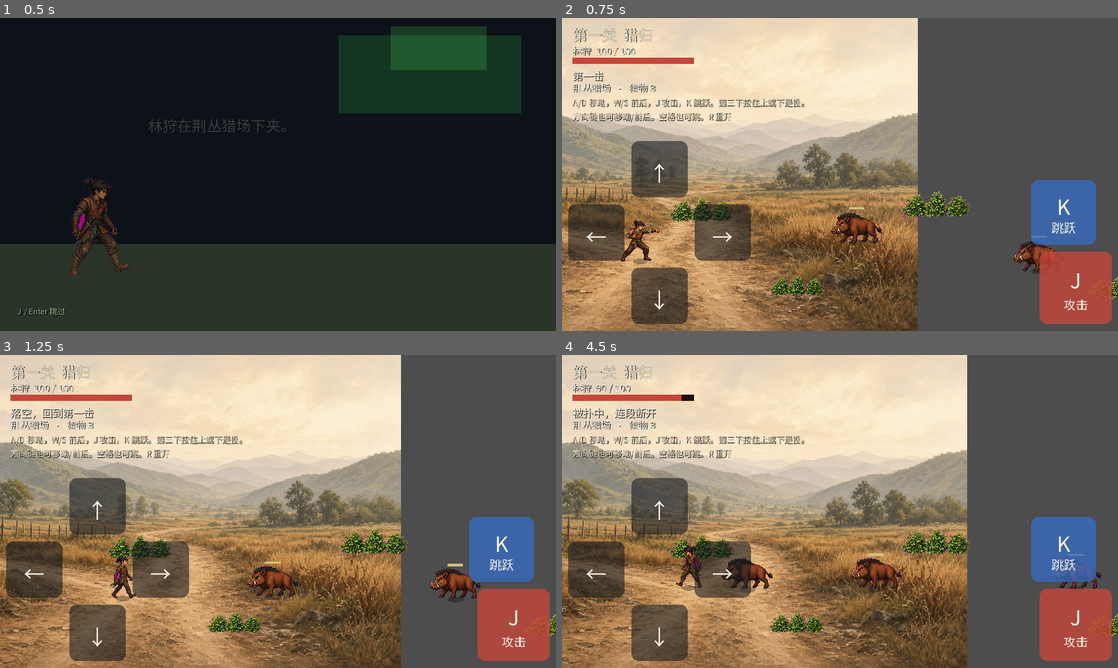
Above: before the commit, frames 1-4 (two rows, left to right).
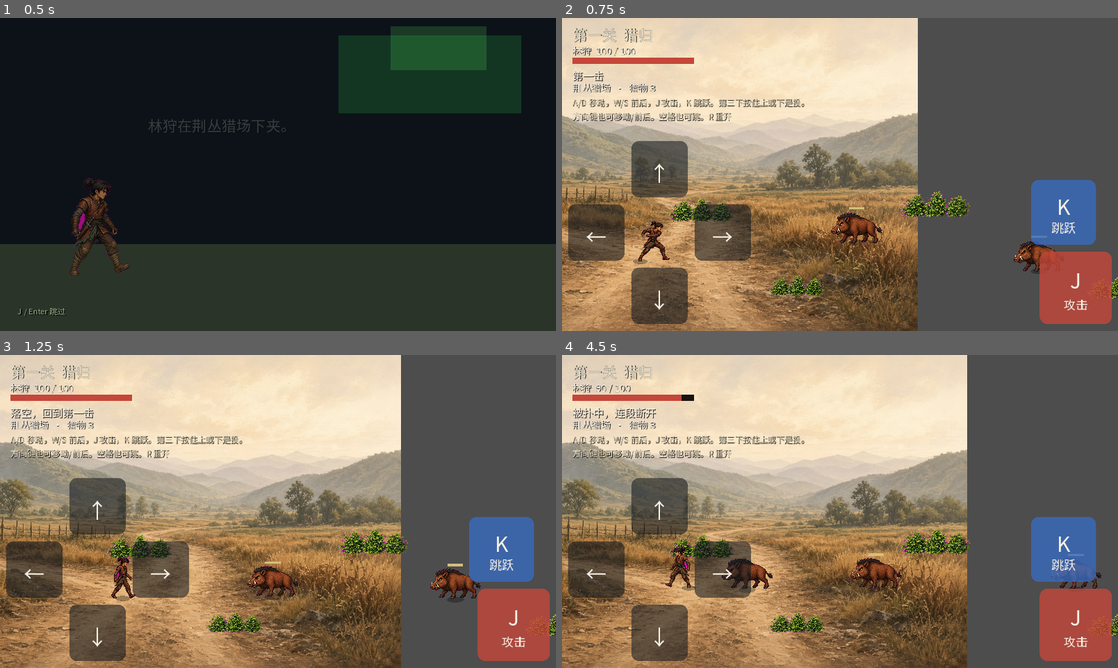
Above: after the commit, the same moments.

Repository: meathill/wow-dnf-godot
Game: Godot game, scene res://scenes/intro.tscn
The game is run twice, just before and just after one commit, with the same random seed, the same clock (stepped at 60 frames per second) and the same inputs.
Inputs (mouse positions are in pixels of both pictures, inside the frame that each line leads up to):
- Up to frame 1 (0.5 s): no input
- Up to frame 2 (0.75 s): tap Enter at 0.5 s; move the mouse to (962, 158) at 0.52 s; hold D from 0.53 s (still down); hold J from 0.53 s (still down); click (962, 158) at 0.67 s
- Up to frame 3 (1.25 s): keep holding D; keep holding J; tap Space at 0.77 s
- Up to frame 4 (4.5 s): release D at 1.25 s; release J at 1.25 s; drag from (728, 527) to (812, 574) at 1.27 s; move the mouse to (895, 442) at 2.02 s; hold D 2.03-2.75 s; tap Keypad Enter at 2.1 s; drag from (812, 574) to (673, 464) at 2.77 s; move the mouse to (1006, 558) at 3.52 s; hold A 3.53-4.25 s; hold K 3.53-4.25 s; tap Space at 3.77 s; drag from (673, 464) to (756, 433) at 4.27 s

Frame 1 is identical in both runs. In frame 2, 0.5% of the frame differs, in the area x 10-20%, y 64-78%; in frame 3, 0.2%; in frame 4, 0.5%.

Commit message:
Play hunter walk, attack, and jump as separate frames.
Feet stay planted between pictures, the walk cycle only advances while moving, and each combo hit and jump phase uses its own cut sprite.

Diff:
--- a/game/scripts/player.gd
+++ b/game/scripts/player.gd
@@ -10,11 +10,21 @@
 # Source PNGs are not stored under their res:// path in an export, only the imported
 # texture. FileAccess.file_exists() is therefore false on the web build and the old
 # code drew the colored polygon body. Preload keeps the cut frames in the pck.
-const HUNTER_H := 96.0
+# One scale for every frame so a shorter picture does not inflate him.
+# 630px is the idle canvas; 96px is the gameplay height.
+const HUNTER_SCALE := 96.0 / 630.0
+const WALK_STEP := 0.12
+const JUMP_APEX := 200.0
 const FRAME_IDLE: Texture2D = preload("res://sprites/cut/hunter_idle.png")
+const FRAME_WALK_A: Texture2D = preload("res://sprites/cut/hunter_walk_a.png")
 const FRAME_WALK: Texture2D = preload("res://sprites/cut/hunter_walk.png")
-const FRAME_ATTACK: Texture2D = preload("res://sprites/cut/hunter_attack.png")
+const FRAME_WALK_B: Texture2D = preload("res://sprites/cut/hunter_walk_b.png")
+const FRAME_ATK1: Texture2D = preload("res://sprites/cut/hunter_atk1.png")
+const FRAME_ATK2: Texture2D = preload("res://sprites/cut/hunter_atk2.png")
+const FRAME_ATK3: Texture2D = preload("res://sprites/cut/hunter_atk3.png")
+const FRAME_JUMP_UP: Texture2D = preload("res://sprites/cut/hunter_jump_up.png")
 const FRAME_JUMP: Texture2D = preload("res://sprites/cut/hunter_jump.png")
+const FRAME_JUMP_DOWN: Texture2D = preload("res://sprites/cut/hunter_jump_down.png")
 
 var facing := 1
 var hp := 100
@@ -44,8 +54,8 @@
 var jump_edge := false
 var j_was := false
 var jump_was := false
-var tex: Texture2D
-var frames := {}
+var walk_t := 0.0
+var walk_i := 0
 
 signal hp_changed(current: int, maximum: int)
 signal died
@@ -55,12 +65,6 @@
 func _ready() -> void:
 	add_to_group("player")
 	texture_filter = CanvasItem.TEXTURE_FILTER_LINEAR
-	frames = {
-		"idle": FRAME_IDLE,
-		"walk": FRAME_WALK,
-		"attack": FRAME_ATTACK,
-		"jump": FRAME_JUMP,
-	}
 	hp_changed.emit(hp, max_hp)
 
 
@@ -263,6 +267,15 @@
 		vz = JUMP_V
 		z = 0.1
 	anim += delta * (9.0 if moving else 2.0)
+	# Walk cycle only while his feet are on the ground and he is actually moving.
+	if moving and z <= 0.0 and state != "hurt" and state != "dead":
+		walk_t += delta
+		while walk_t >= WALK_STEP:
+			walk_t -= WALK_STEP
+			walk_i = (walk_i + 1) % 3
+	else:
+		walk_t = 0.0
+		walk_i = 0
 
 
 func _apply_gravity(delta: float) -> void:
@@ -291,19 +304,50 @@
 
 
 func _frame_tex() -> Texture2D:
-	# Right-facing strip. Horizontal flip is the facing scale in _draw.
-	var key := "idle"
+	# Art faces right. Facing left is the scale in _draw.
 	if state == "attack":
-		key = "attack"
-	elif z > 0.0:
-		key = "jump"
-	elif moving and state != "hurt" and state != "dead":
-		key = "walk"
-	if frames.has(key):
-		return frames[key]
-	if frames.has("idle"):
-		return frames["idle"]
-	return tex
+		if swing_index <= 0:
+			return FRAME_ATK1
+		if swing_index == 1:
+			return FRAME_ATK2
+		return FRAME_ATK3
+	if z > 0.0:
+		if vz > JUMP_APEX:
+			return FRAME_JUMP_UP
+		if vz < -JUMP_APEX:
+			return FRAME_JUMP_DOWN
+		return FRAME_JUMP
+	if moving and state != "hurt" and state != "dead":
+		if walk_i == 0:
+			return FRAME_WALK_A
+		if walk_i == 1:
+			return FRAME_WALK
+		return FRAME_WALK_B
+	return FRAME_IDLE
+
+
+func _foot_anchor(frame: Texture2D) -> Vector2:
+	# Source pixels of the planted foot, so frame changes do not slide or hop.
+	# y is the bottom opaque row of that foot.
+	if frame == FRAME_WALK_A:
+		return Vector2(180, 627)
+	if frame == FRAME_WALK:
+		return Vector2(202, 619)
+	if frame == FRAME_WALK_B:
+		return Vector2(178, 623)
+	if frame == FRAME_ATK1:
+		return Vector2(33, 612)
+	if frame == FRAME_ATK2:
+		return Vector2(34, 600)
+	if frame == FRAME_ATK3:
+		return Vector2(34, 599)
+	if frame == FRAME_JUMP_UP:
+		return Vector2(145, 610)
+	if frame == FRAME_JUMP:
+		return Vector2(150, 515)
+	if frame == FRAME_JUMP_DOWN:
+		return Vector2(113, 608)
+	return Vector2(32, 627)
 
 
 func _draw() -> void:
@@ -311,22 +355,17 @@
 	draw_colored_polygon(_ellipse(18.0 * shadow, 6.0 * shadow), Color(0, 0, 0, 0.32))
 	if invuln > 0.0 and sin(invuln * 46.0) > 0.0 and not dead:
 		return
-	var bob := 0.0
-	if state != "attack" and state != "dead":
-		bob = sin(anim) * 2.0
 	if state == "dead":
 		draw_set_transform(Vector2(0, -18), 1.2 * float(facing), Vector2(1, 1))
 	else:
-		draw_set_transform(Vector2(0, -z + bob), 0.0, Vector2(float(facing), 1))
+		draw_set_transform(Vector2(0, -z), 0.0, Vector2(float(facing), 1))
 	var frame := _frame_tex()
-	if frame:
-		var tw := float(frame.get_width())
-		var th := float(frame.get_height())
-		var s := HUNTER_H / th
-		var dw := tw * s
-		var dh := th * s
-		# Feet stay on the node origin. Height is the old gameplay size; width keeps aspect.
-		draw_texture_rect(frame, Rect2(-dw * 0.5, -dh, dw, dh), false)
+	var foot := _foot_anchor(frame)
+	var tw := float(frame.get_width())
+	var th := float(frame.get_height())
+	var s := HUNTER_SCALE
+	# Foot pixel sits on the node origin. Scale is shared, so aspect stays and height stays ~96.
+	draw_texture_rect(frame, Rect2(-foot.x * s, -(foot.y + 1.0) * s, tw * s, th * s), false)
 	draw_set_transform(Vector2.ZERO, 0.0, Vector2.ONE)
 
 
Binary file added: game/sprites/cut/hunter_atk1.png
Not shown, added: game/sprites/cut/hunter_atk1.png.import
Binary file added: game/sprites/cut/hunter_atk2.png
Not shown, added: game/sprites/cut/hunter_atk2.png.import
Binary file added: game/sprites/cut/hunter_atk3.png
Not shown, added: game/sprites/cut/hunter_atk3.png.import
Binary file added: game/sprites/cut/hunter_jump_down.png
Not shown, added: game/sprites/cut/hunter_jump_down.png.import
Binary file added: game/sprites/cut/hunter_jump_up.png
Not shown, added: game/sprites/cut/hunter_jump_up.png.import
Binary file added: game/sprites/cut/hunter_walk_a.png
Not shown, added: game/sprites/cut/hunter_walk_a.png.import
(and 4 more such lines)
